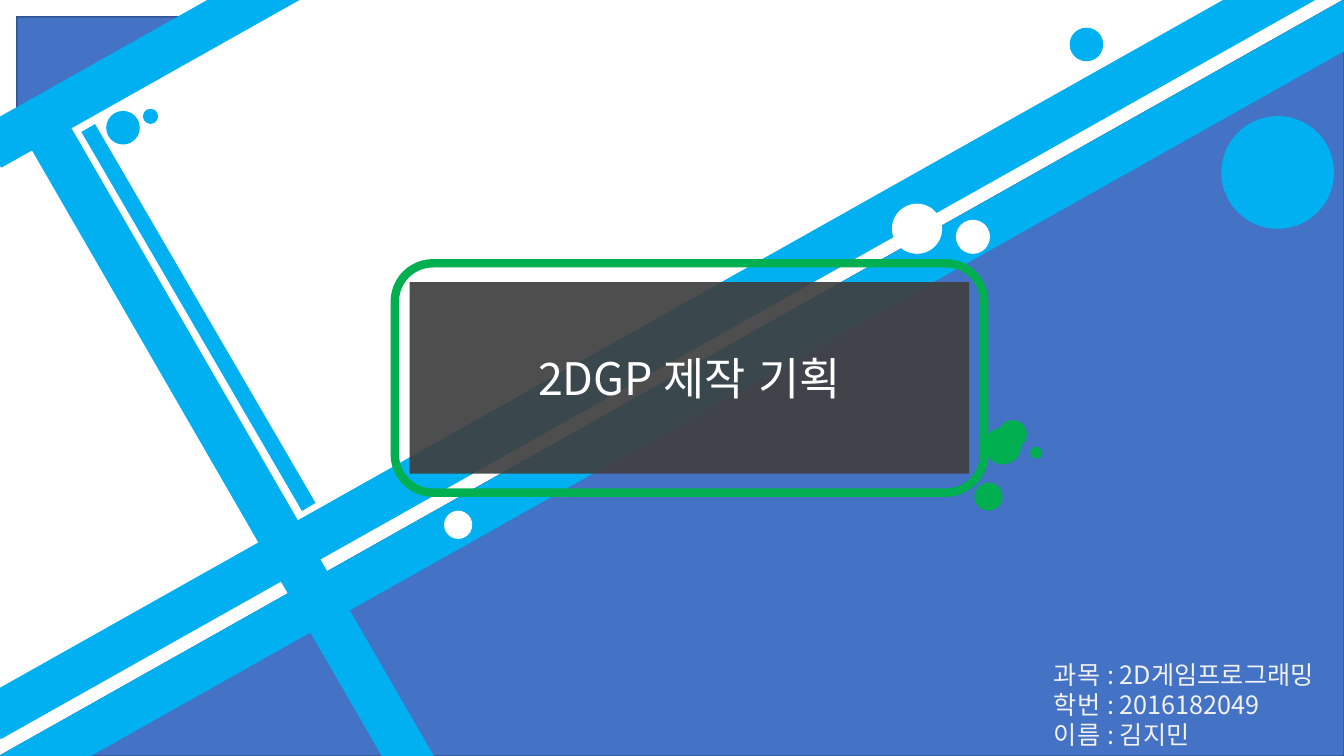
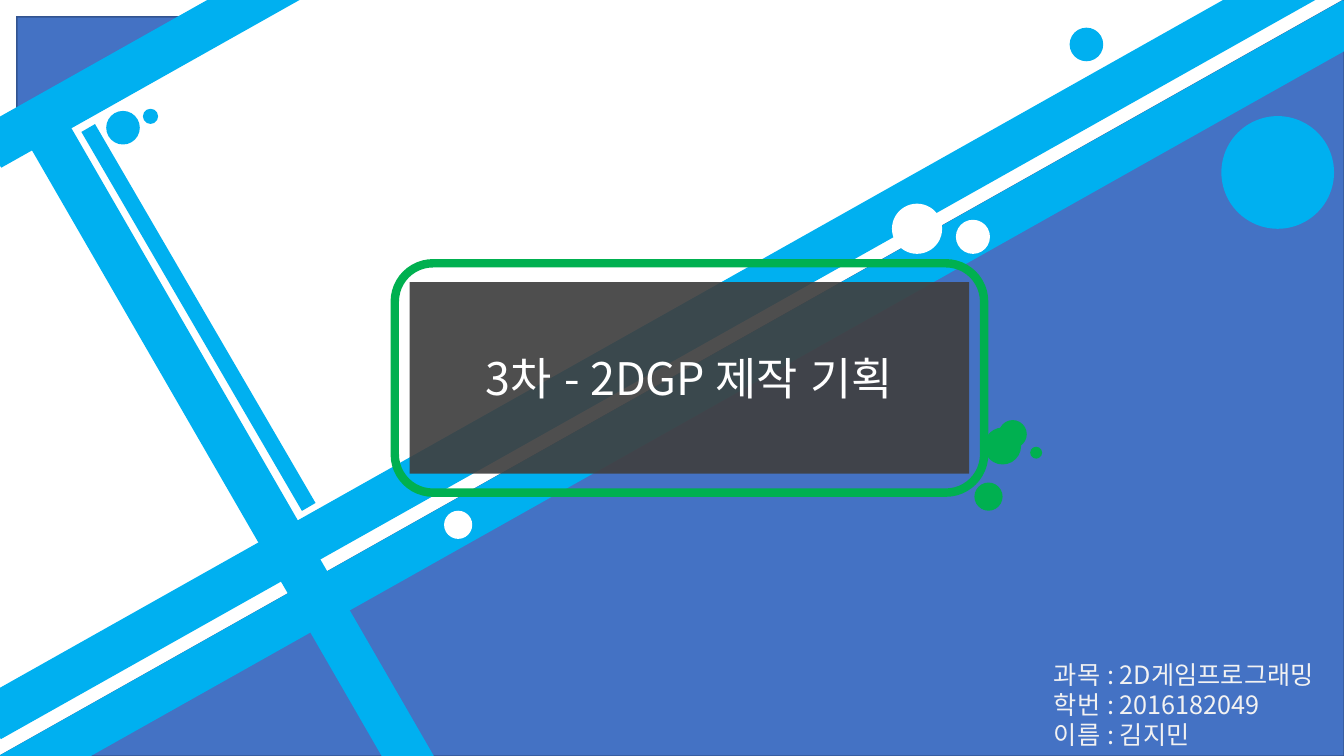
Before and after one commit to andy2276/kim, a slide deck: slide 1 of 2Dproject/20180925_2DprojectPPT_ver6_ppt.pptx. Drawn at 1344x756 pixels with LibreOffice and Linux fonts; fonts in the diff are those of the drawing. Boxes give left, top, right and bottom in pixels: in the first picture for what was removed or moved away, otherwise in the second. Text is boxed around its words. In the diff, an @@ line names an element or a change of style, - is before the commit and + after.

```diff
--- a/2Dproject/20180925_2DprojectPPT_ver6_ppt.pptx
+++ b/2Dproject/20180925_2DprojectPPT_ver6_ppt.pptx
@@ text in rectangle at [486,357,892,399]: text changed @@
-2DGP 제작 기획
+3차 - 2DGP 제작 기획
```
Also in this commit, not shown: 1 other slide changed, 1 slide added, 4 slides removed, 22 other files.
